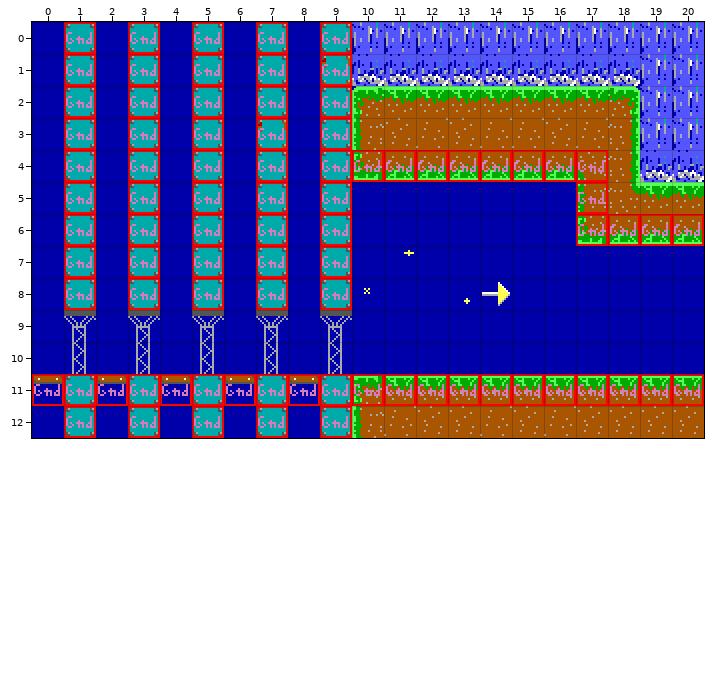
Tiled map: levels/1004.tmx. Above: the version before the commit.
Cells are 16x16 px. Shown: x 0..20, y 0..12.
After:
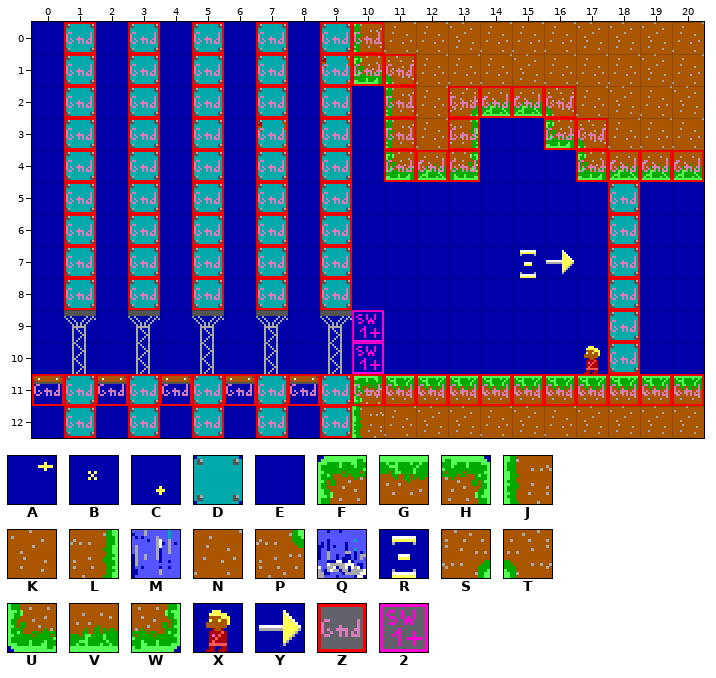
Key: from "Tileset": A 2, B 22, C 23, D 40, E 44, F 81, G 82, H 83, J 101, K 102, L 103, M 108, N 122, P 123, Q 128, R 160, S 161, T 162, U 181, V 182, W 183, X 199, Y 202; from "obj_layer": Z 1, 2 9.
_ is an empty cell.
Difference:
{"where": "layer \"bg\""}
{"y":0,"x":10,"old":"MMMMMMMMMMM","new":"JNNKNNNKKKN"}
{"y":1,"x":10,"old":"QQQQQQQQQMM","new":"UTNNNKNNNKN"}
{"y":2,"x":10,"old":"FGGGGGGGHMM","new":"EJNSVVTNKNK"}
{"y":3,"x":10,"old":"JK","new":"EJ"}
{"y":3,"x":13,"old":"KNNKNLMM","new":"LEEUTNNN"}
{"y":4,"x":10,"old":"UV","new":"EU"}
{"y":4,"x":13,"old":"VVVVTLQQ","new":"WEEEUVVV"}
{"y":5,"x":17,"old":"JPGG","new":"EDEE"}
{"y":6,"x":17,"old":"UVVV","new":"EDEE"}
{"y":7,"x":11,"old":"A","new":"E"}
{"y":7,"x":15,"old":"EE","new":"RY"}
{"y":7,"x":18,"old":"E","new":"D"}
{"y":8,"x":10,"old":"B","new":"E"}
{"y":8,"x":13,"old":"CY","new":"EE"}
{"y":8,"x":18,"old":"E","new":"D"}
{"y":9,"x":18,"old":"E","new":"D"}
{"y":10,"x":17,"old":"EE","new":"XD"}
{"where": "layer \"col\""}
{"y":0,"x":10,"old":"_","new":"Z"}
{"y":1,"x":10,"old":"__","new":"ZZ"}
{"y":2,"x":11,"old":"_","new":"Z"}
{"y":2,"x":13,"old":"____","new":"ZZZZ"}
{"y":3,"x":11,"old":"_","new":"Z"}
{"y":3,"x":13,"old":"_","new":"Z"}
{"y":3,"x":16,"old":"__","new":"ZZ"}
{"y":4,"x":10,"old":"Z","new":"_"}
{"y":4,"x":14,"old":"ZZZ","new":"___"}
{"y":4,"x":18,"old":"___","new":"ZZZ"}
{"y":5,"x":17,"old":"Z_","new":"_Z"}
{"y":6,"x":17,"old":"Z","new":"_"}
{"y":6,"x":19,"old":"ZZ","new":"__"}
{"y":7,"x":18,"old":"_","new":"Z"}
{"y":8,"x":18,"old":"_","new":"Z"}
{"y":9,"x":10,"old":"_","new":"2"}
{"y":9,"x":18,"old":"_","new":"Z"}
{"y":10,"x":10,"old":"_","new":"2"}
{"y":10,"x":18,"old":"_","new":"Z"}
{"label":"changed","picture_box":[352,22,704,374]}
